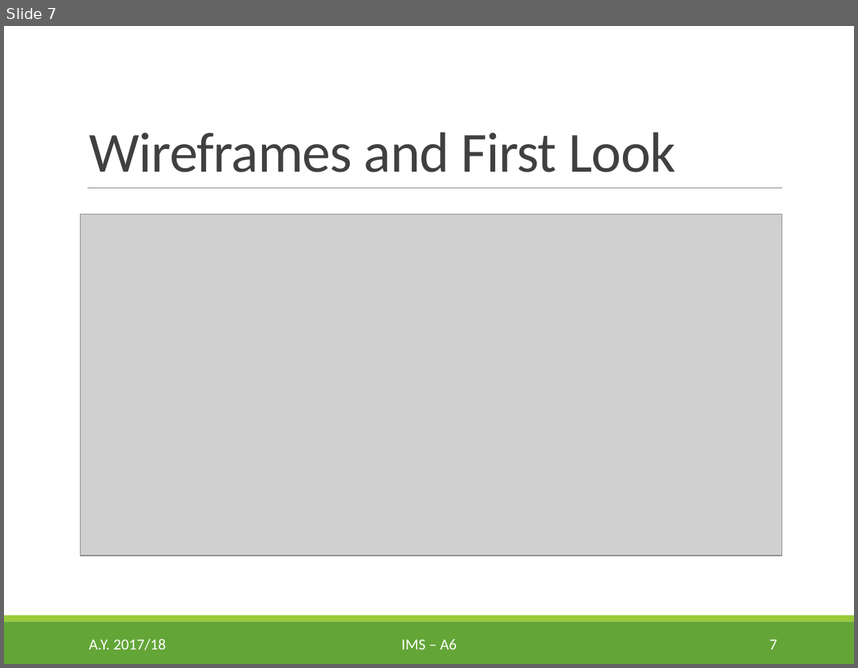
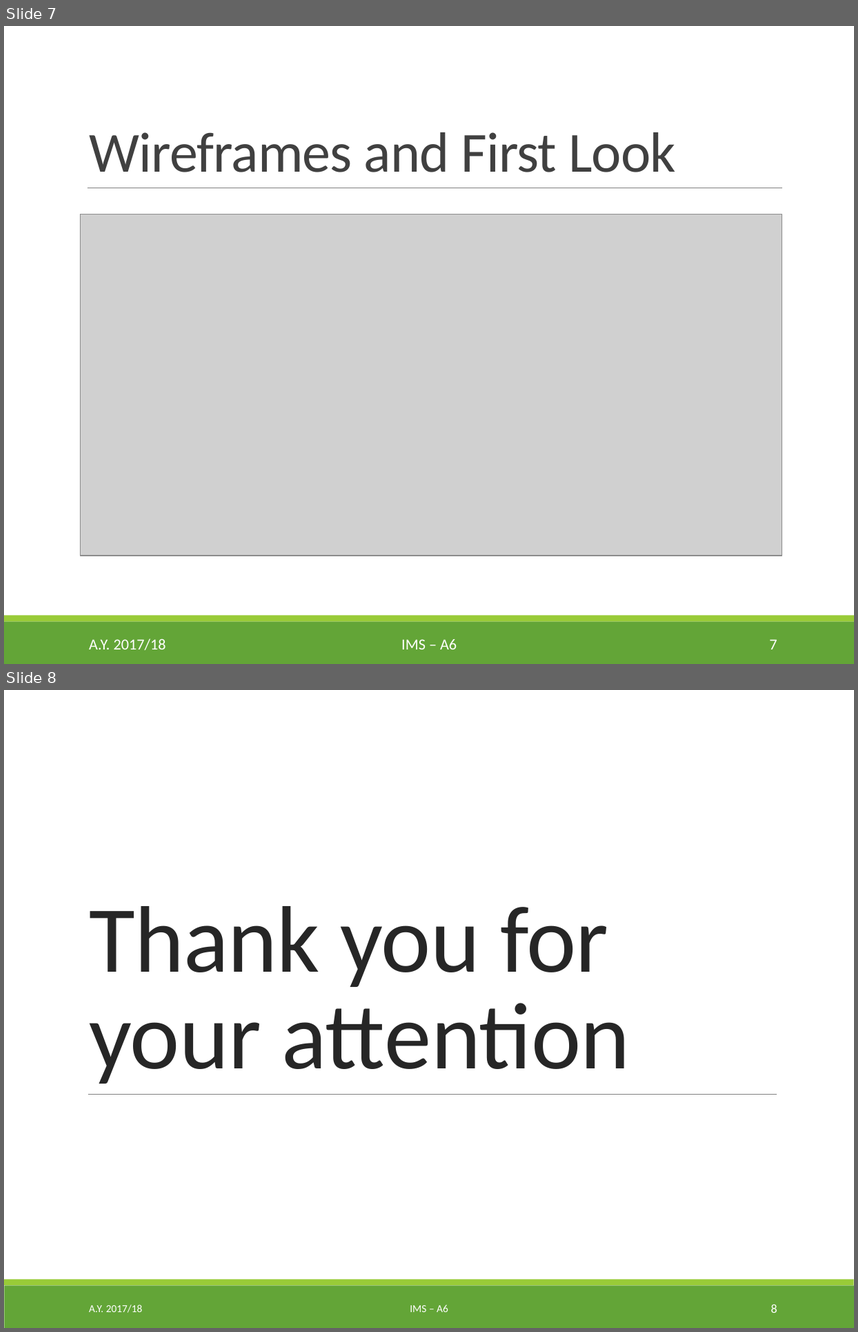
Before and after one commit to egcmi/IMS_project, a slide deck: Presentations/2. Intermediate presentation/IMS_A_6_Intermediate_Presentation.pptx. Shown one above the other, each under a label of ours: slide 7 before the commit, slides 7 and 8 after it. The pictures are 858x668 and 858x1332 pixels, drawn with LibreOffice and Linux fonts; fonts in the diff are those of the drawing; grey boxes stand for pictures. Boxes give left, top, right and bottom in pixels: in the first picture for what was removed or moved away, otherwise in the second. Text is boxed around its words. In the diff, an @@ line names an element or a change of style, - is before the commit and + after.

Commit message:
presentation

```diff
--- a/Presentations/2. Intermediate presentation/IMS_A_6_Intermediate_Presentation.pptx
+++ b/Presentations/2. Intermediate presentation/IMS_A_6_Intermediate_Presentation.pptx
@@ slide 8 added at [4, 690, 854, 1328], background #FFFFFF; not listed: 2 template elements that a slide beside it also shows @@
@@ title added at [89, 906, 631, 1083], 80 pt, text #262626 @@
+Thank you for your attention
@@ line added from (88, 1094) to (777, 1094), #808080 0.5 pt @@
@@ text added at [89, 1304, 143, 1312], 9 pt, text #FFFFFF @@
+A.Y. 2017/18
@@ text added at [410, 1304, 448, 1312], 9 pt, text #FFFFFF @@
+IMS – A6
@@ page number added at [771, 1304, 777, 1312], 10.5 pt, text #FFFFFF @@
+8
```
Also in this commit, not shown: 1 other file.
